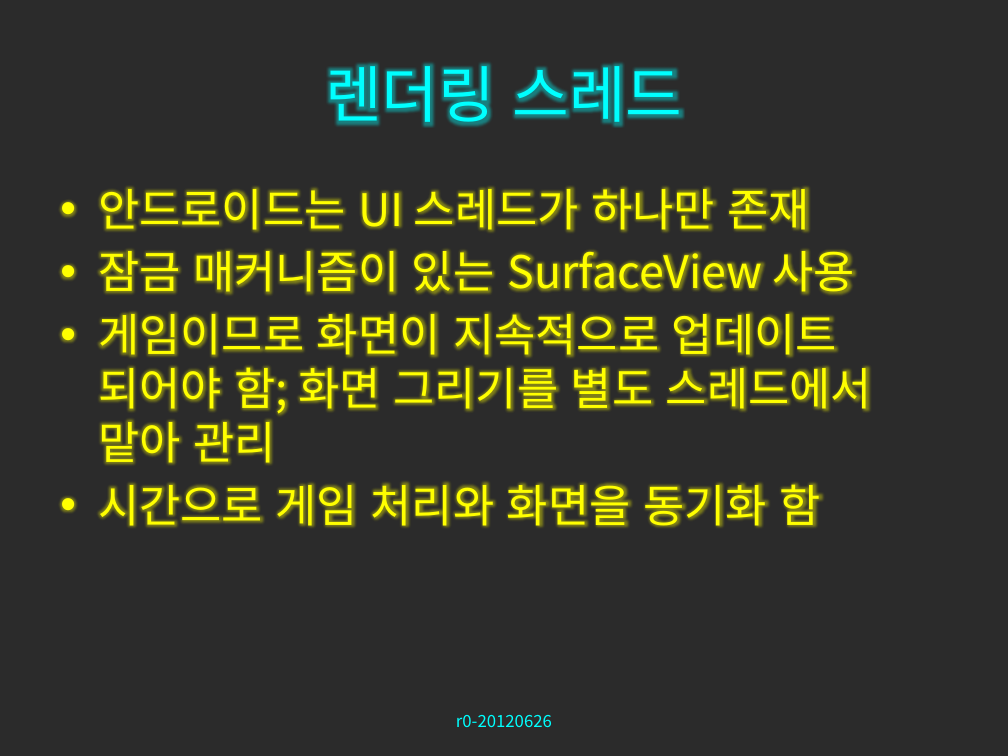
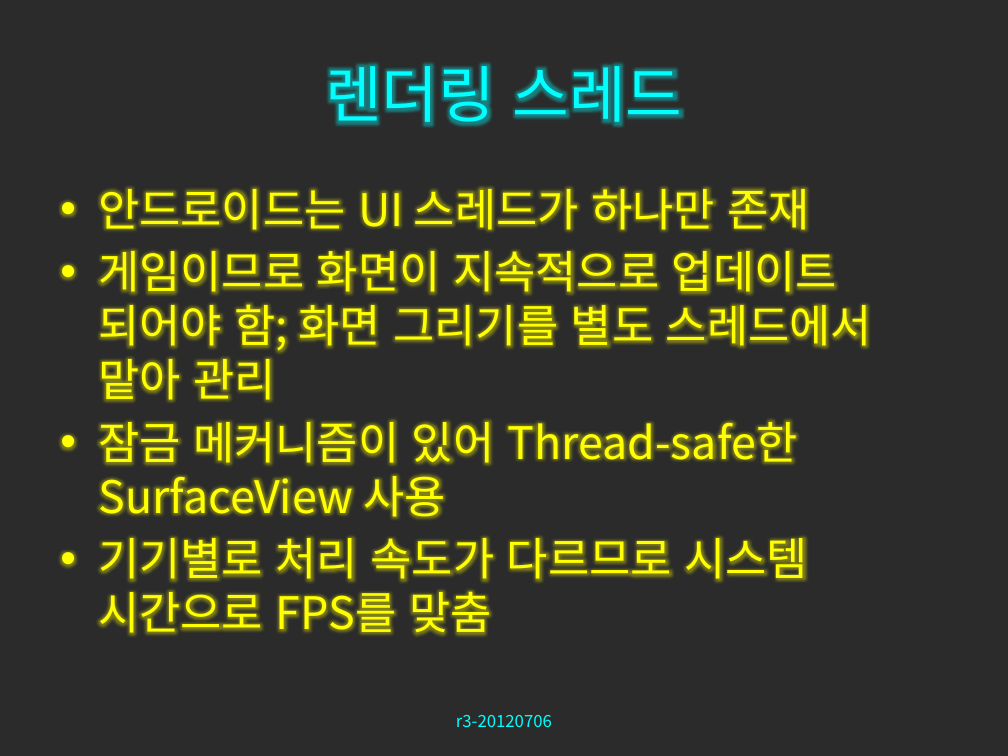
Before and after one commit to zwycid/dimension-drive-downside, a slide deck: slide 17 of presentation/중간발표.pptx (slide 16 before the commit). Drawn at 1008x756 pixels with LibreOffice and Linux fonts; fonts in the diff are those of the drawing; background and template pictures are left out; a plain dark background stands for a picture behind light text. Boxes give left, top, right and bottom in pixels: in the first picture for what was removed or moved away, otherwise in the second. Text is boxed around its words. In the diff, an @@ line names an element or a change of style, - is before the commit and + after.

```diff
--- a/presentation/중간발표.pptx
+++ b/presentation/중간발표.pptx
@@ text at (x1=98, y1=250, x2=855, y2=294): paragraph removed @@
-• 잠금 매커니즘이 있는 SurfaceView 사용
@@ text at (x1=98, y1=420, x2=808, y2=635): text changed @@
-• 시간으로 게임 처리와 화면을 동기화 함
+• 잠금 메커니즘이 있어 Thread-safe한 SurfaceView 사용
+• 기기별로 처리 속도가 다르므로 시스템 시간으로 FPS를 맞춤
@@ text at (x1=456, y1=715, x2=552, y2=727): text changed @@
-r0-20120626
+r3-20120706
```
Also in this commit, not shown: 24 other slides changed, 1 slide added, 2 other files.
